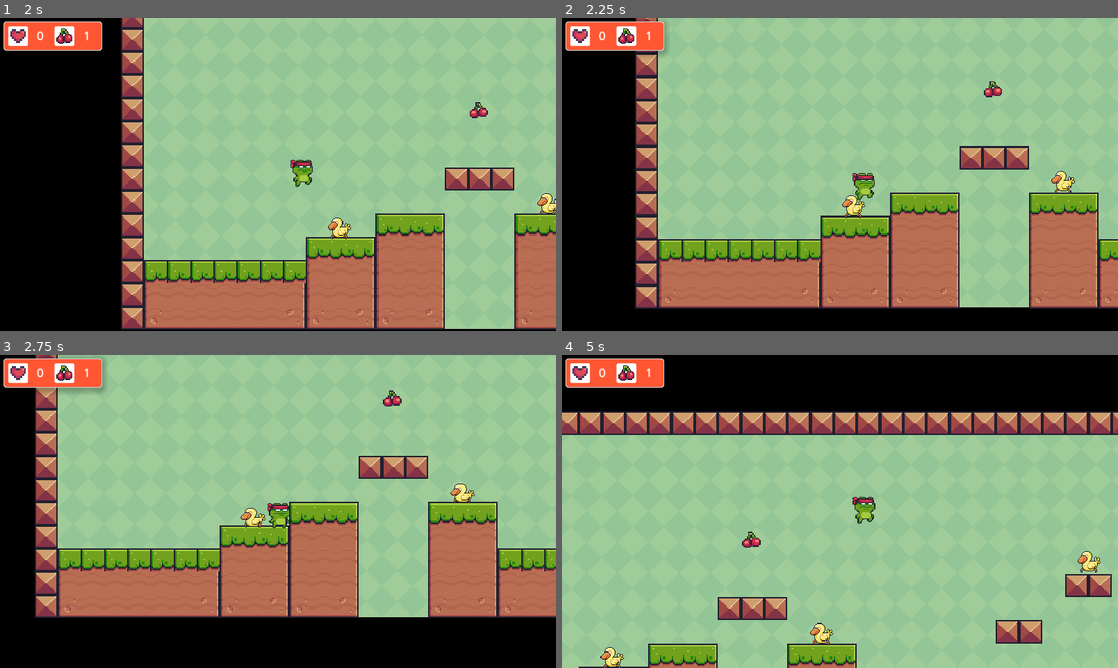
Above: before the commit, frames 1-4 (two rows, left to right).
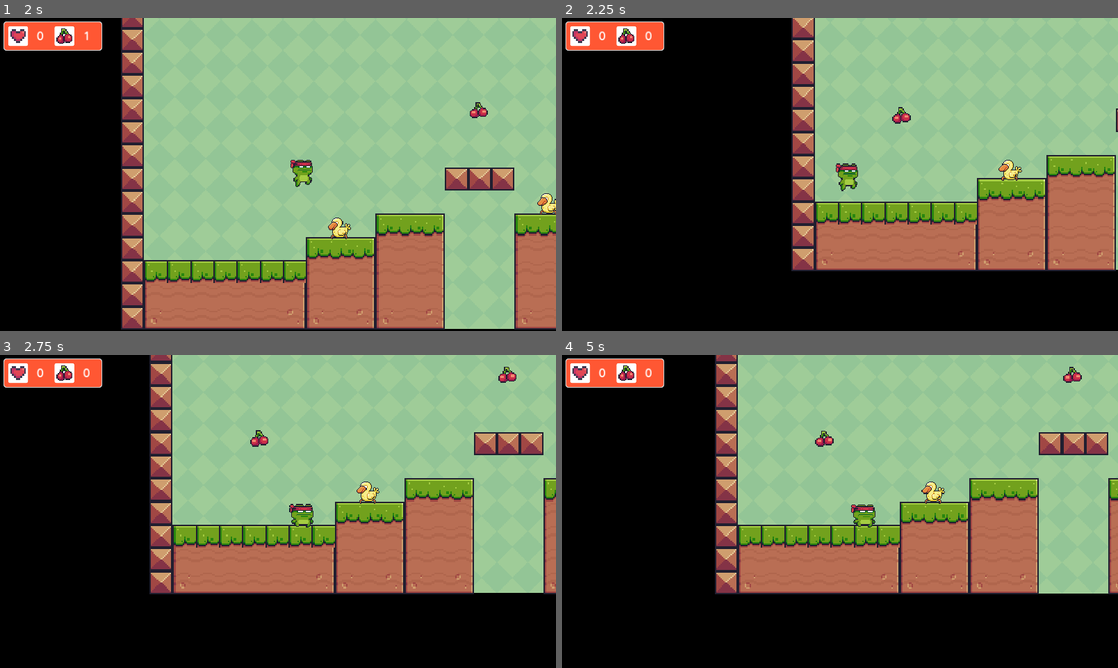
Above: after the commit, the same moments.

Repository: juanmagelay/2d-platformer-videogame
Game: Godot game, scene res://scenes/main_menu.tscn
Same seed, same stepped clock (60 frames per second), same inputs: the game is played once before the commit and once after it.
Inputs:
- Up to frame 1 (2 s): click "Level 1" at 0.5 s; hold Right (right) from 1.28 s (still down); tap Up (jump) at 1.52 s
- Up to frame 2 (2.25 s): keep holding Right (right)
- Up to frame 3 (2.75 s): keep holding Right (right); tap Up (jump) at 2.27 s
- Up to frame 4 (5 s): release Right (right) at 2.78 s; hold Left (left) 2.78-3.53 s; hold Right (right) from 3.53 s (still down); tap Up (jump) at 3.77, 4.52 s

Frame 1 is identical in both runs. In frame 2, 48% of the frame differs, in the area x 13-100%, y 0-93%; in frame 3, 40%; in frame 4, 78%, in the area x 0-100%, y 0-100%.

Commit message:
Enemy duck collision to end game

Diff:
--- a/scenes/enemy_duck_body_2d.gd
+++ b/scenes/enemy_duck_body_2d.gd
@@ -7,3 +7,8 @@
 func _ready():
 	animation_player.stop()
 	animation_player.play("Idle")
+
+func _on_area_2d_body_entered(body: Node2D) -> void:
+	if (body.name == "CharacterBody2D"):
+		print("You died.")
+		get_tree().reload_current_scene()
--- a/scenes/enemy_duck_body_2d.tscn
+++ b/scenes/enemy_duck_body_2d.tscn
@@ -2,9 +2,6 @@
 
 [ext_resource type="Script" path="res://scenes/enemy_duck_body_2d.gd" id="1_15wwn"]
 [ext_resource type="Texture2D" uid="uid://d2b8bx5m07vf5" path="res://Idle (36x36).png" id="1_vox1f"]
-
-[sub_resource type="CircleShape2D" id="CircleShape2D_imieo"]
-radius = 23.0
 
 [sub_resource type="Animation" id="Animation_mga55"]
 resource_name = "Idle"
@@ -44,6 +41,9 @@
 "RESET": SubResource("Animation_62doq")
 }
 
+[sub_resource type="CircleShape2D" id="CircleShape2D_vqaoc"]
+radius = 28.0
+
 [node name="CharacterBody2D2" type="CharacterBody2D"]
 position = Vector2(368, 16)
 script = ExtResource("1_15wwn")
@@ -54,11 +54,15 @@
 texture = ExtResource("1_vox1f")
 hframes = 10
 
-[node name="CollisionShape2D" type="CollisionShape2D" parent="."]
-position = Vector2(-1, 5)
-shape = SubResource("CircleShape2D_imieo")
-
 [node name="AnimationPlayer" type="AnimationPlayer" parent="."]
 libraries = {
 "": SubResource("AnimationLibrary_3orbj")
 }
+
+[node name="Area2D" type="Area2D" parent="."]
+
+[node name="CollisionShape2D" type="CollisionShape2D" parent="Area2D"]
+position = Vector2(-1, 5)
+shape = SubResource("CircleShape2D_vqaoc")
+
+[connection signal="body_entered" from="Area2D" to="." method="_on_area_2d_body_entered"]
